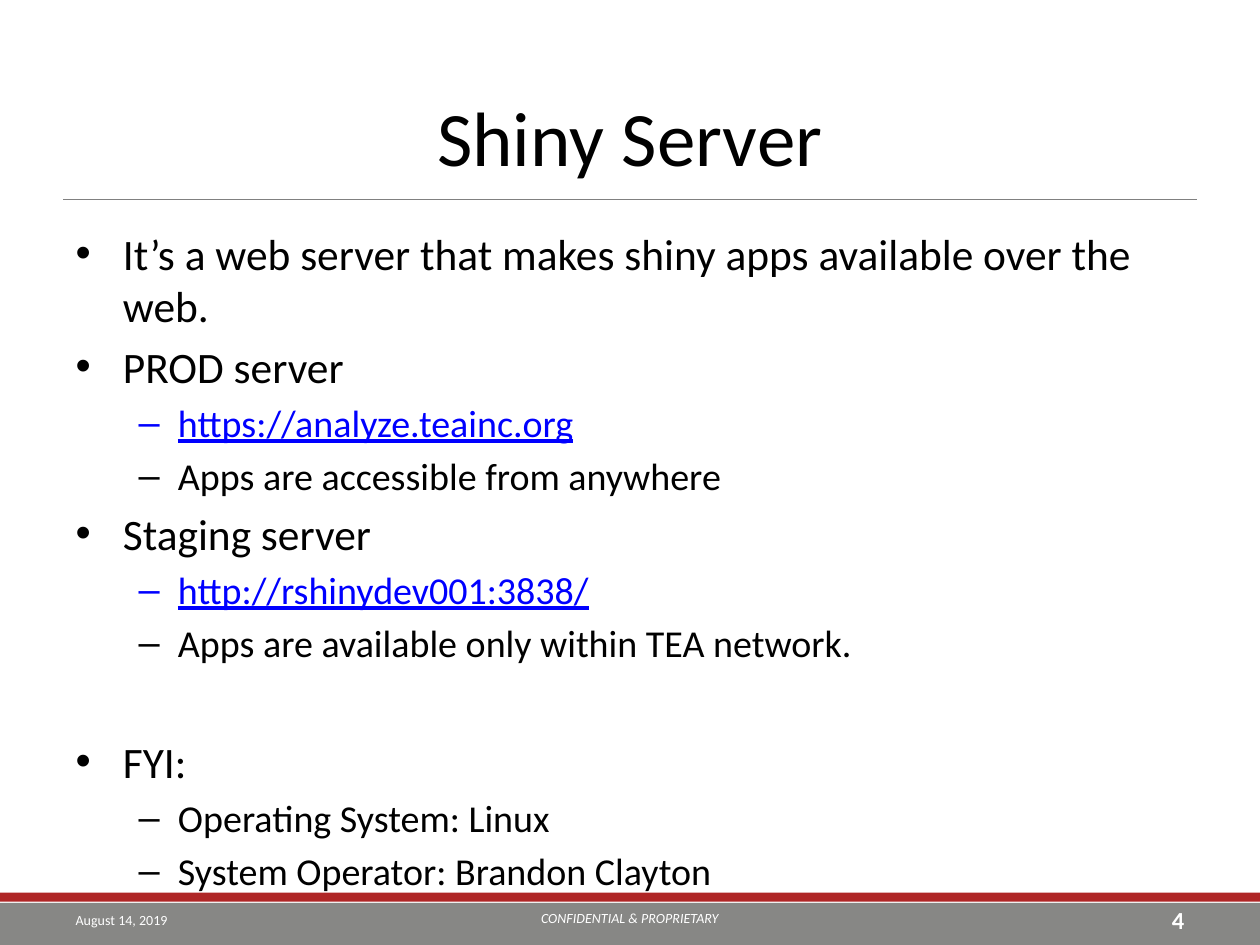
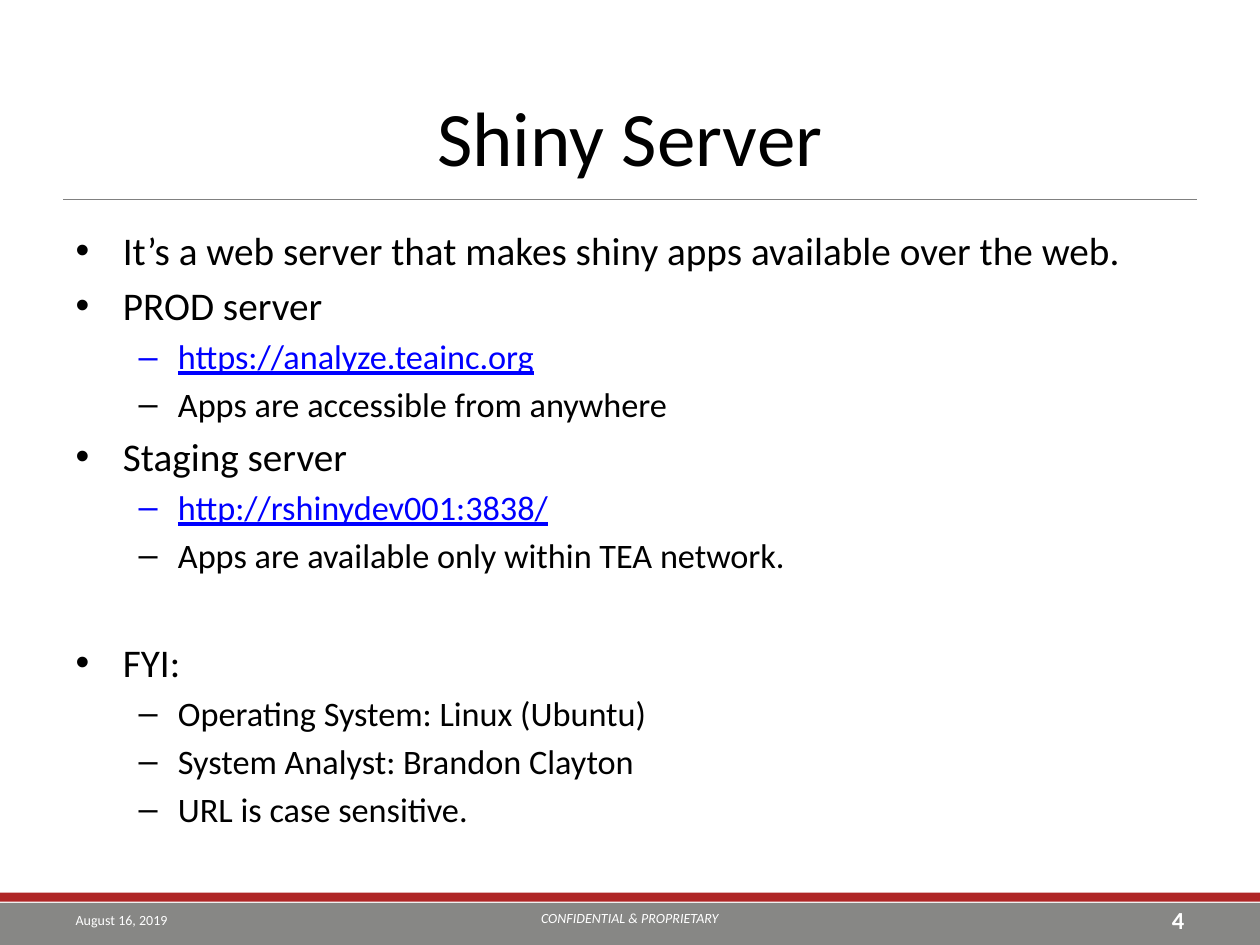
Before and after one commit to TEA-Analytics/ShinyWorkshop, a slide deck: slide 4 of Day 2.pptx. Drawn at 1260x945 pixels with LibreOffice and Linux fonts; fonts in the diff are those of the drawing; background and template pictures are left out. Boxes give left, top, right and bottom in pixels: in the first picture for what was removed or moved away, otherwise in the second. Text is boxed around its words. In the diff, an @@ line names an element or a change of style, - is before the commit and + after.

```diff
--- a/Day 2.pptx
+++ b/Day 2.pptx
@@ text at <box>123,237,1120,678</box>: size 24.8 to 22.4 pt in "It’s a web server that makes shiny ...", "PROD server", "Staging server", "FYI:"; size 21.7 to 19.6 pt in "https://analyze.teainc.org", "Apps are accessible from anywhere", "http://rshinydev001:3838/", "Apps are available only within TEA network." @@
@@ text at <box>178,701,646,823</box>: text changed; size 21.7 to 19.6 pt @@
-  – Operating System: Linux
-  – System Operator: Brandon Clayton
+  – Operating System: Linux (Ubuntu)
+  – System Analyst: Brandon Clayton
+  – URL is case sensitive.
@@ text at <box>76,915,167,928</box>: text changed @@
-August 14, 2019
+August 16, 2019
```
Also in this commit, not shown: 36 other slides changed, 5 slides added, 6 other files.
